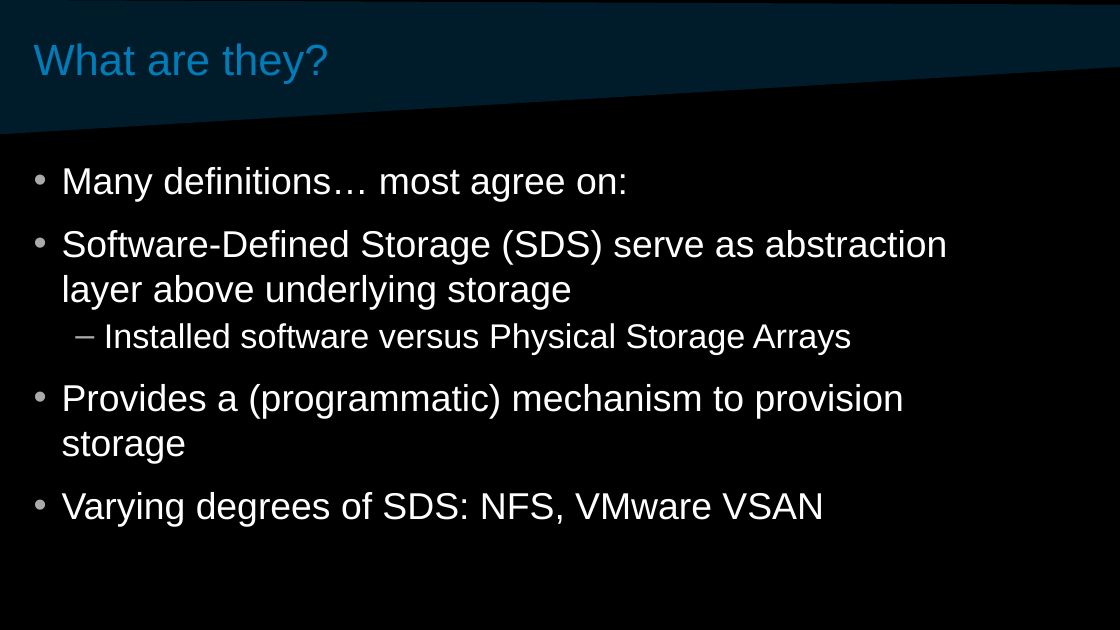
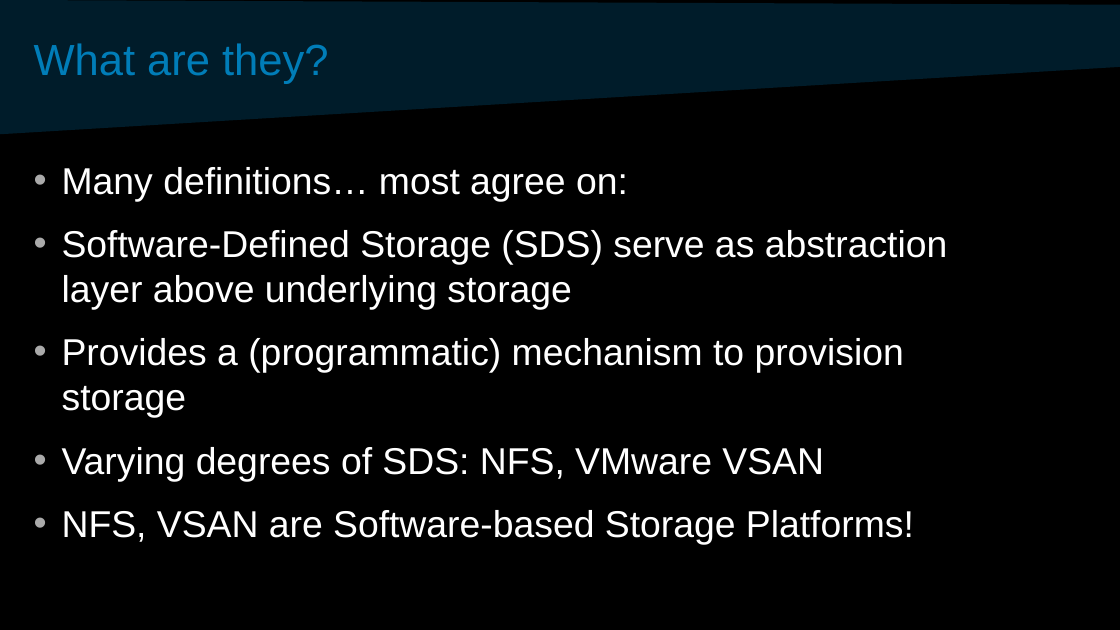
Before and after one commit to davidvonthenen/proposals, a slide deck: slide 4 of 2017_SCALE15/SCaLE-ConSchedAndSDSChangeCloud.pptx. Drawn at 1120x630 pixels with LibreOffice and Linux fonts; fonts in the diff are those of the drawing; background and template pictures are left out. Boxes give left, top, right and bottom in pixels: in the first picture for what was removed or moved away, otherwise in the second. Text is boxed around its words. In the diff, an @@ line names an element or a change of style, - is before the commit and + after.

```diff
--- a/2017_SCALE15/SCaLE-ConSchedAndSDSChangeCloud.pptx
+++ b/2017_SCALE15/SCaLE-ConSchedAndSDSChangeCloud.pptx
@@ text at (104, 323, 852, 355): paragraph removed @@
-  – Installed software versus Physical Storage Arrays
@@ text at (62, 510, 914, 545): paragraph added @@
+• NFS, VSAN are Software-based Storage Platforms!
```
Also in this commit, not shown: 1 other slide changed, 1 slide added, 7 other files.
